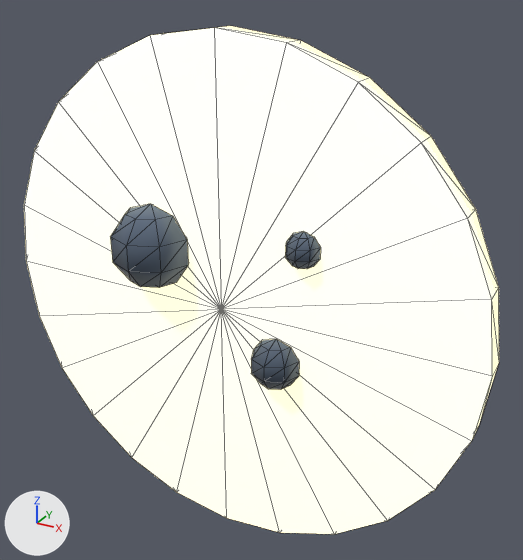
Before and after pictures for a commit that changed the glTF model cloud/public/assets/gfx3d/bg_moon.glb.
Camera for both pictures: a 50 mm lens placed at (78.9, -127.7, 71.6), pointed at (6.7, 3.6, 6.0). The axes (+X, +Y, +Z) are drawn at lower left. The lights are the same throughout. The picture after the commit comes second. Mesh edges are drawn as thin lines.

The older version as bpy lines, for what is in view:
```python
ob_mesh_0 = bpy.data.objects.new('Mesh_0', me_mesh_0)
ob_mesh_0.location = (0.0, 0.0, 0.0)
```
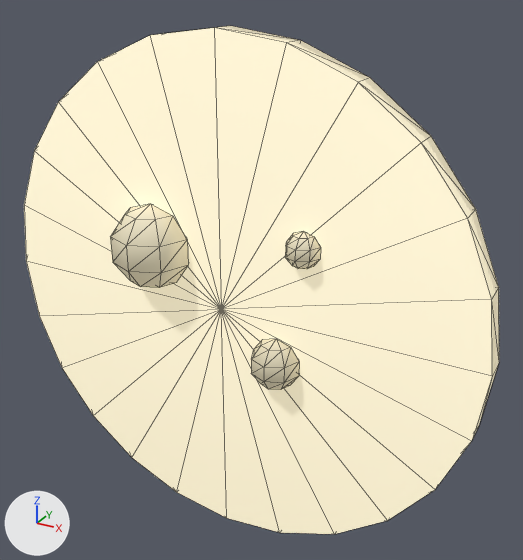
Pixel boxes [x1, y1, x2, y2] of what changed, in the pictures (523 x 560 px):
'Mesh_0', recoloured, surface changed
    both: [24, 26, 499, 534]

The change, as a list of edits to the scene's bpy script:
```text
Change mat_material_0:
    where n0 = _N.new('ShaderNodeBsdfPrincipled'); n0.name = 'Principled BSDF'
    n0.inputs[27].default_value: (1.0, 0.875, 0.55, 1.0) -> (0.42, 0.37, 0.24, 1.0)  # 'Emission Color', beige #fff0c4 -> 'Emission Color', beige #ada486
Change mat_material_1:
    where n0 = _N.new('ShaderNodeBsdfPrincipled'); n0.name = 'Principled BSDF'
    add n0.inputs[28].default_value = 1.0  # 'Emission Strength'
    where n2 = _N.new('ShaderNodeMix'); n2.name = 'Mix'
    n2.inputs[7].default_value: (0.115, 0.155, 0.22, 1.0) -> (0.7, 0.64, 0.48, 1.0)  # 'B', blue #5f6e81 -> 'B', pale yellow #dad1b8
```
